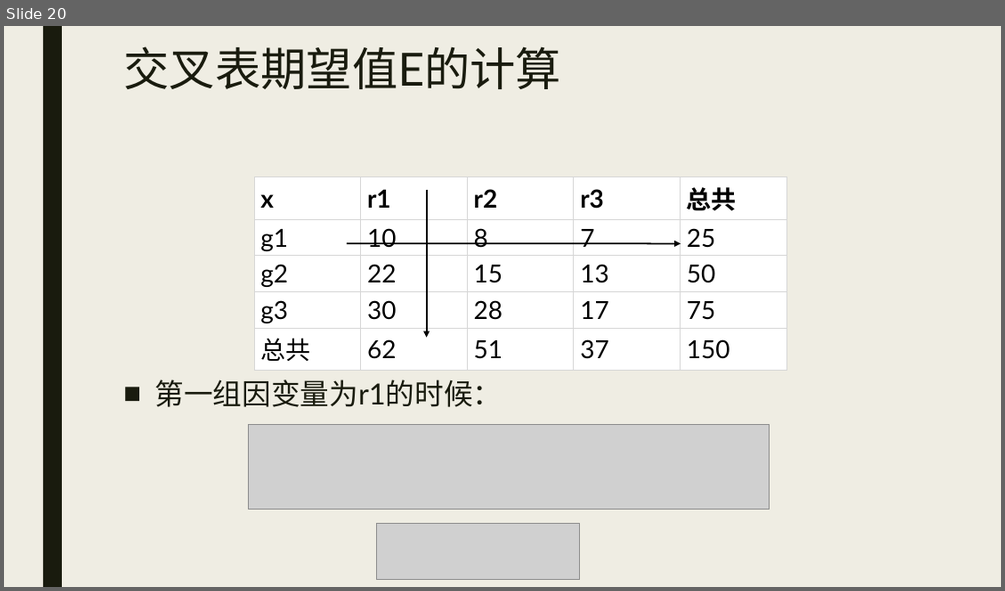
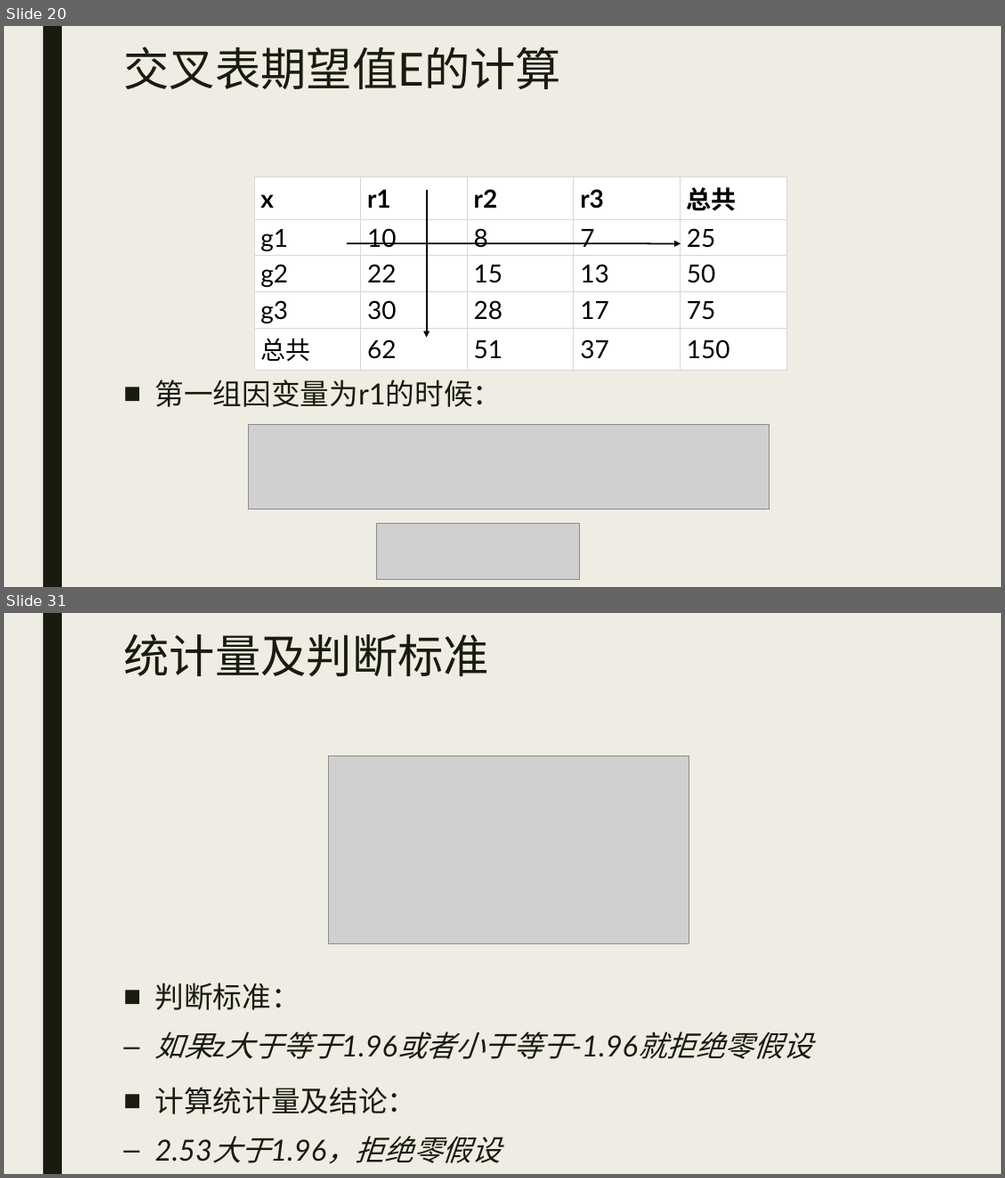
Before and after one commit to beneon/medstat, a slide deck: lect-7/卡方检验.pptx. Shown one above the other, each under a label of ours: slide 20 before the commit, slides 20 and 31 after it; the slides between them are not shown. The pictures are 1005x591 and 1005x1178 pixels, drawn with LibreOffice and Linux fonts; fonts in the diff are those of the drawing; grey boxes stand for pictures. Boxes give left, top, right and bottom in pixels: in the first picture for what was removed or moved away, otherwise in the second. Text is boxed around its words. In the diff, an @@ line names an element or a change of style, - is before the commit and + after.

```diff
--- a/lect-7/卡方检验.pptx
+++ b/lect-7/卡方检验.pptx
@@ slide 31 added at (4, 613, 1001, 1174), background #EFEDE3; not listed: 1 template element that a slide beside it also shows @@
@@ title added at (123, 634, 489, 676), 44 pt, text #191B0E @@
+统计量及判断标准
@@ picture added at (329, 756, 689, 944) @@
@@ text added at (155, 982, 501, 1164), 28 pt, text #191B0E, italic @@
+■ 判断标准：
+  – 如果z大于等于1.96或者小于等于-1.96就拒绝零假设
+■ 计算统计量及结论：
+  – 2.53大于1.96，拒绝零假设
```
Also in this commit, not shown: 20 other slides added, 1 other file.
